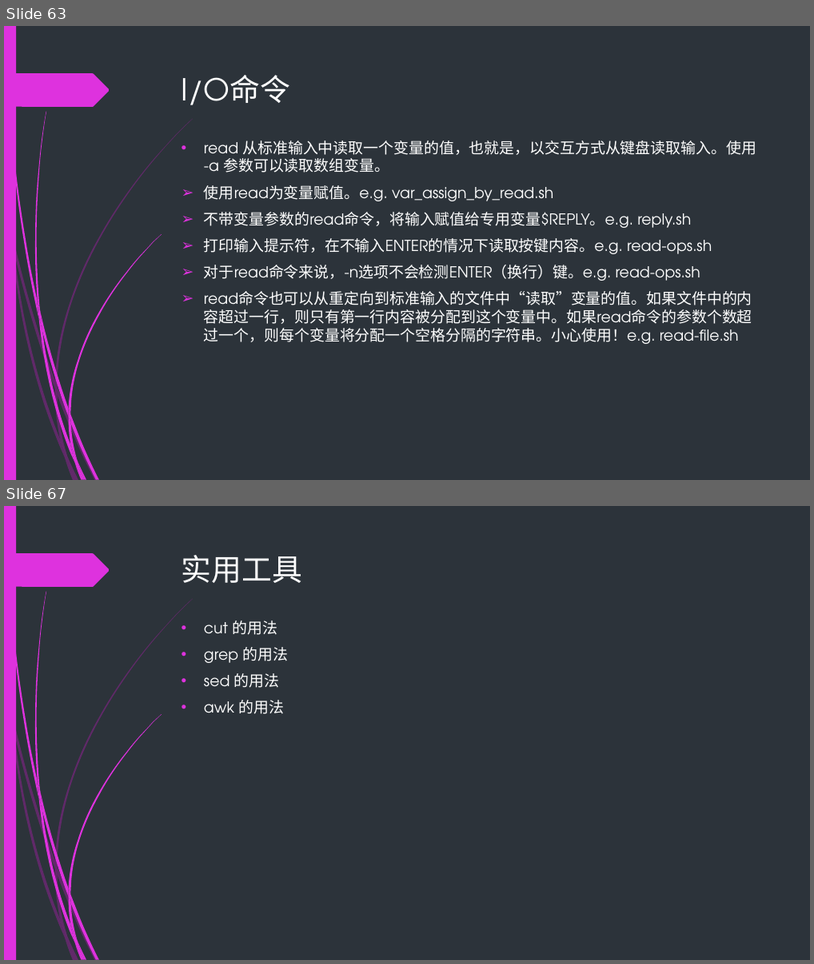
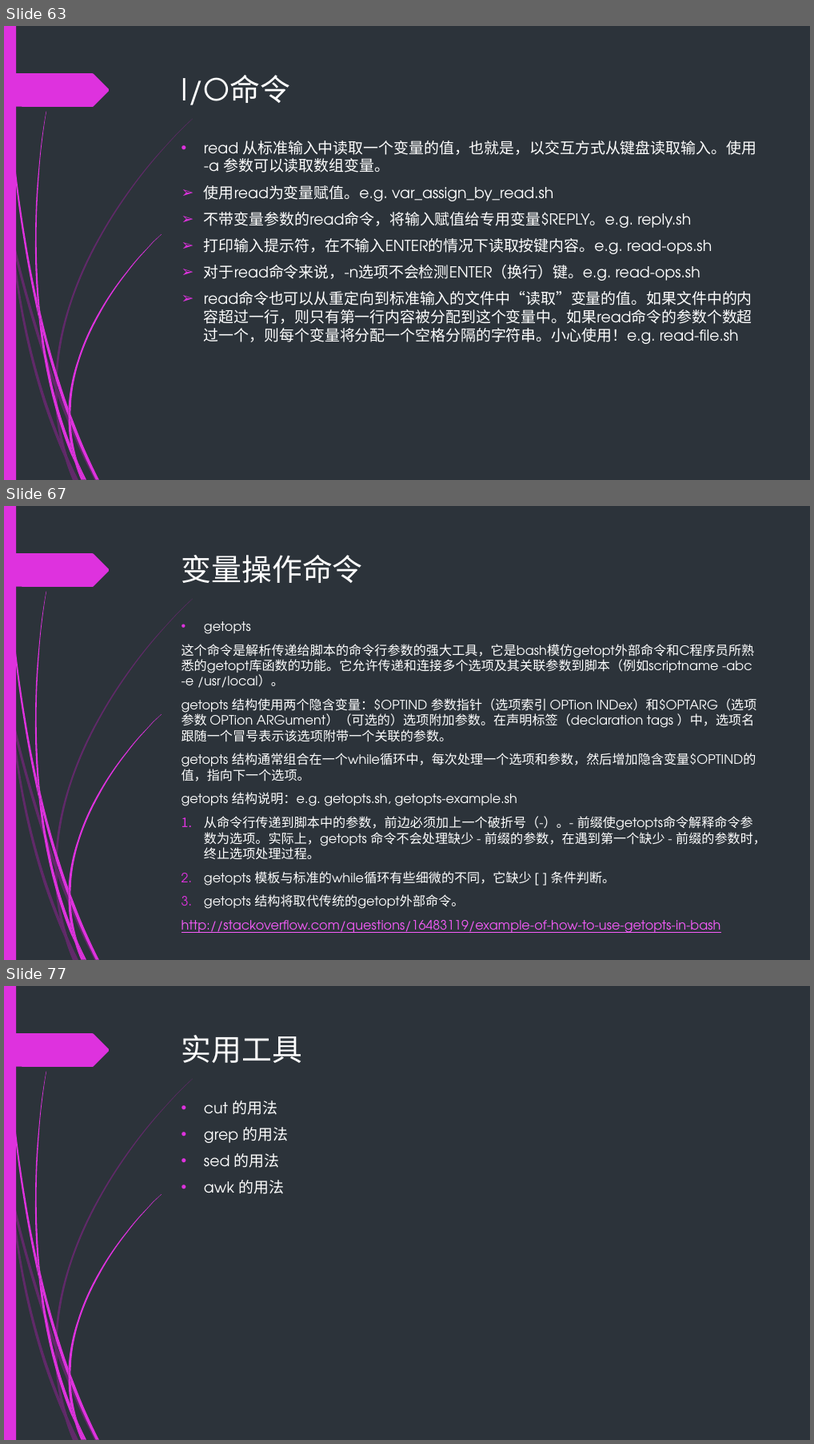
Before and after one commit to backup-ci/abs-train, a slide deck: Bash-scripting-guid.pptx. Shown one above the other, each under a label of ours: slides 63 and 67 before the commit, slides 63, 67 and 77 after it; the slides between them are not shown. The pictures are 814x964 and 814x1444 pixels, drawn with LibreOffice and Linux fonts; fonts in the diff are those of the drawing. Boxes give left, top, right and bottom in pixels: in the first picture for what was removed or moved away, otherwise in the second. Text is boxed around its words. In the diff, an @@ line names an element or a change of style, - is before the commit and + after.

```diff
--- a/Bash-scripting-guid.pptx
+++ b/Bash-scripting-guid.pptx
@@ slide 67 added at [4,506,810,960], background #2C333A; not listed: 24 template elements that a slide beside it also shows @@
@@ title added at [182,555,363,583], 36 pt, text #FFFFFF @@
+变量操作命令
@@ text added at [182,621,766,908], 15.3 pt, text #FFFFFF @@
+• getopts
+这个命令是解析传递给脚本的命令行参数的强大工具，它是bash模仿getopt外部命令和C程序员所熟悉的getopt库函数的功能。它允许传递和连接多个选项及其关联参数到脚本（例如scriptname -abc -e /usr/local）。
+getopts 结构使用两个隐含变量：$OPTIND 参数指针（选项索引 OPTion INDex）和$OPTARG（选项参数 OPTion ARGument）（可选的）选项附加参数。在声明标签（declaration tags ）中，选项名跟随一个冒号表示该选项附带一个关联的参数。
+getopts 结构通常组合在一个while循环中，每次处理一个选项和参数，然后增加隐含变量$OPTIND的值，指向下一个选项。
+getopts 结构说明：e.g. getopts.sh, getopts-example.sh
+1. 从命令行传递到脚本中的参数，前边必须加上一个破折号（-）。- 前缀使getopts命令解释命令参数为选项。实际上，getopts 命令不会处理缺少 - 前缀的参数，在遇到第一个缺少 - 前缀的参数时，终止选项处理过程。
+2. getopts 模板与标准的while循环有些细微的不同，它缺少 [ ] 条件判断。
+3. getopts 结构将取代传统的getopt外部命令。
+http://stackoverflow.com/questions/16483119/example-of-how-to-use-getopts-in-bash
@@ what was slide 67 is now slide 77 @@
```
Also in this commit, not shown: 5 slides changed, 9 other slides added, 15 other files.
